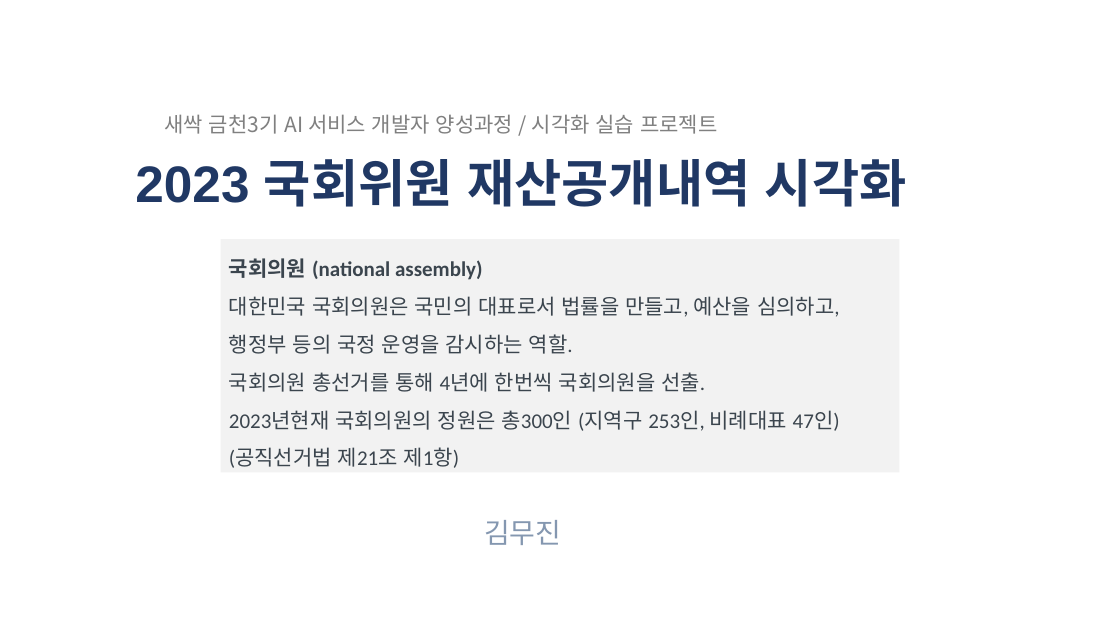
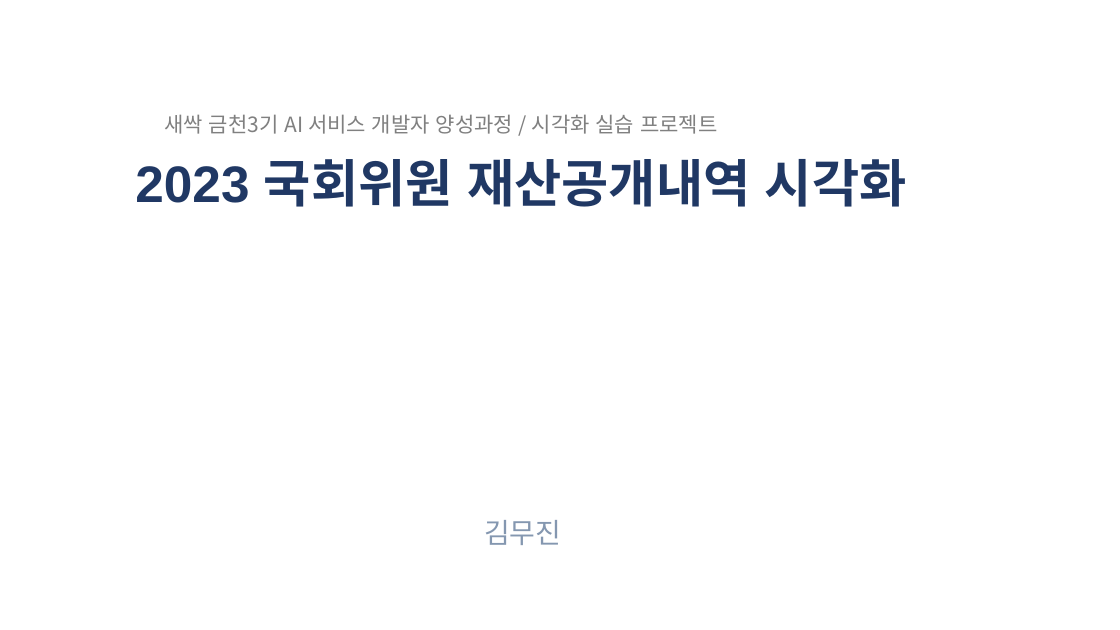
Before and after one commit to wordnbeing/sessac_visualproject, a slide deck: slide 1 of opwatch_visual_final.pptx. Drawn at 1120x630 pixels with LibreOffice and Linux fonts; fonts in the diff are those of the drawing. Boxes give left, top, right and bottom in pixels: in the first picture for what was removed or moved away, otherwise in the second. Text is boxed around its words. In the diff, an @@ line names an element or a change of style, - is before the commit and + after.

Commit message:
final commit

```diff
--- a/opwatch_visual_final.pptx
+++ b/opwatch_visual_final.pptx
@@ rectangle removed at (221, 239, 900, 473) @@
-국회의원 (national assembly)
-대한민국 국회의원은 국민의 대표로서 법률을 만들고, 예산을 심의하고, 행정부 등의 국정 운영을 감시하는 역할.
-국회의원 총선거를 통해 4년에 한번씩 국회의원을 선출.
-2023년현재 국회의원의 정원은 총300인 (지역구 253인, 비례대표 47인)
-(공직선거법 제21조 제1항)
```
Also in this commit, not shown: 2 slides added.
